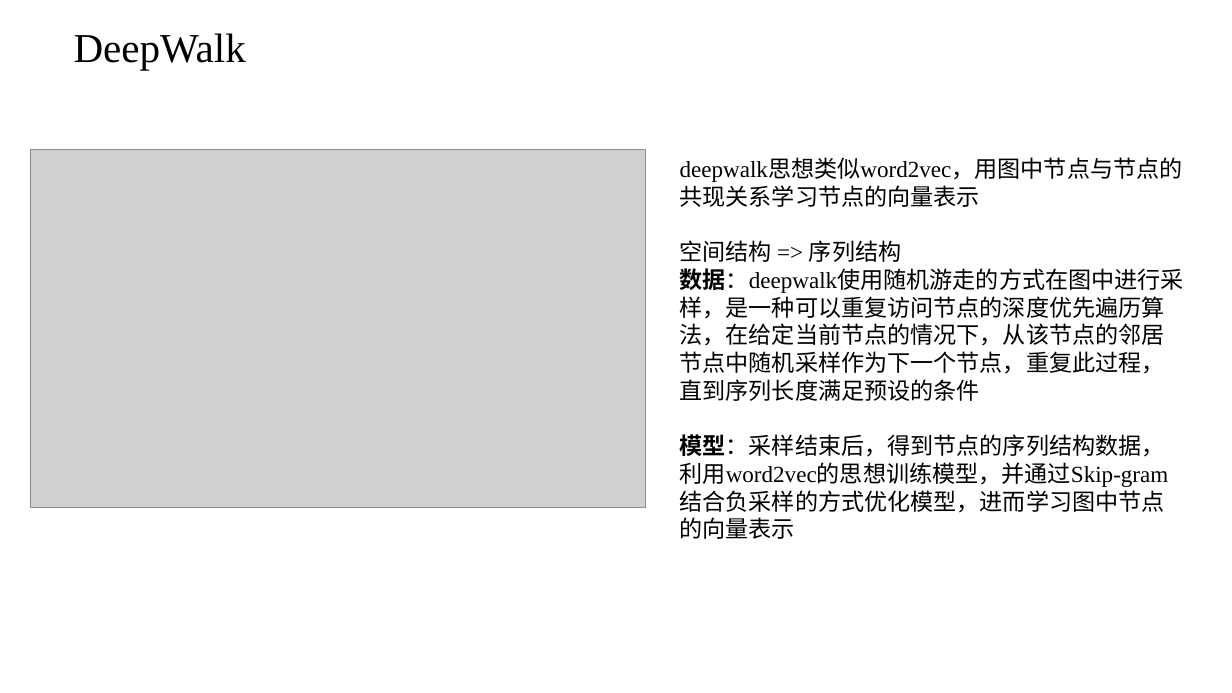
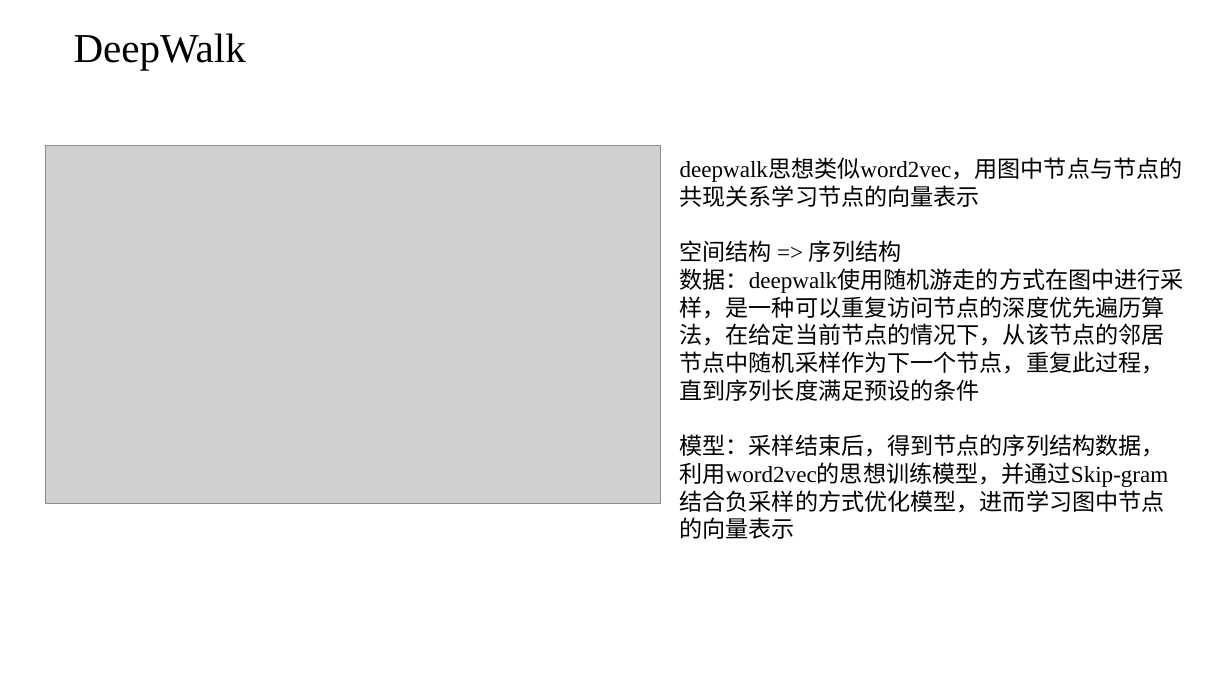
Before and after one commit to Chen-Hao-fc/Libraries, a slide deck: slide 2 of paper/graphEmbedding/Graph Embedding陈浩.pptx (slide 3 before the commit). Drawn at 1232x693 pixels with LibreOffice and Linux fonts; fonts in the diff are those of the drawing; grey boxes stand for pictures. Boxes give left, top, right and bottom in pixels: in the first picture for what was removed or moved away, otherwise in the second. Text is boxed around its words. In the diff, an @@ line names an element or a change of style, - is before the commit and + after.

```diff
--- a/paper/graphEmbedding/Graph Embedding陈浩.pptx
+++ b/paper/graphEmbedding/Graph Embedding陈浩.pptx
@@ picture: place and size @@
-picture at <box>30,150,645,508</box>
+picture at <box>45,145,661,504</box>
@@ text at <box>680,268,1184,539</box>: bold off in "数据：deepwalk使用随机游走的方式在图中进行采样，是一种可以重复访问节点的深度优先遍历算法，在给定当前节点的情况下 ...", "模型：采样结束后，得到节点的序列结构数据，利用word2vec的思想训练模型，并通过Skip-gram结合负采样的方式优 ..." @@
```
Also in this commit, not shown: 5 other slides changed, 4 slides removed, 17 other files.
